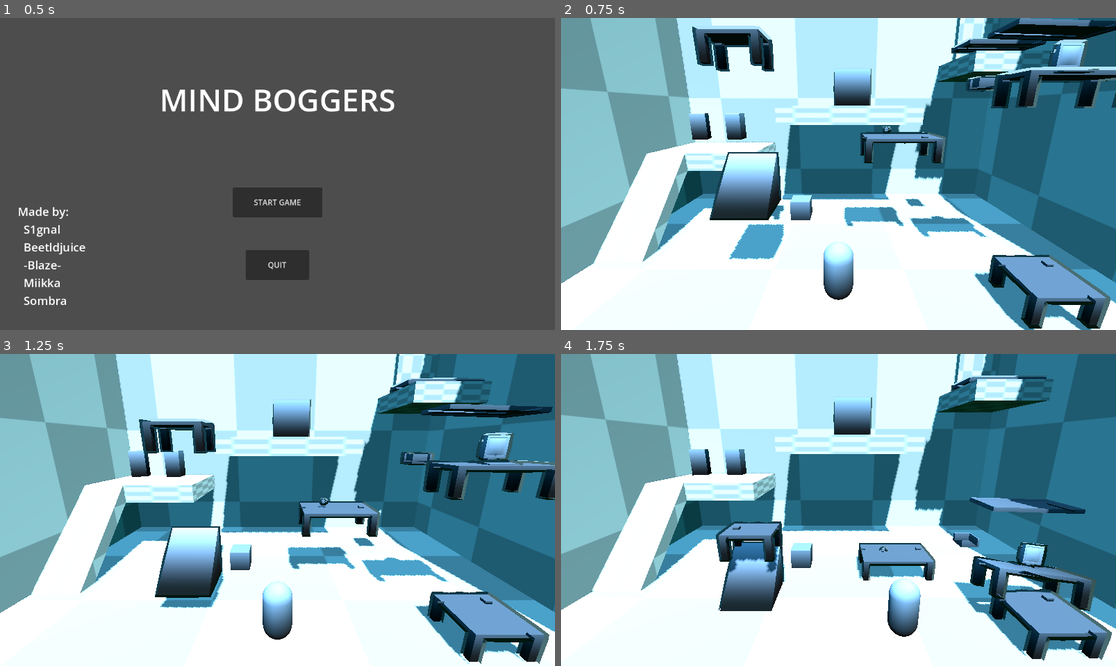
Above: before the commit, frames 1-4 (two rows, left to right).
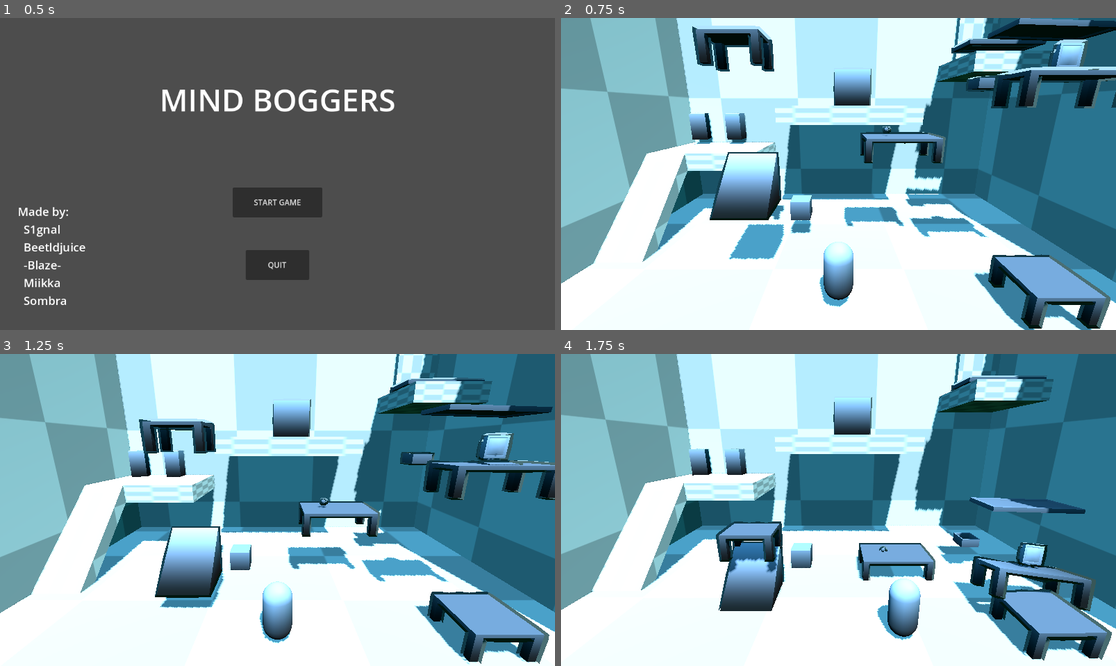
Above: after the commit, the same moments.

Repository: BernardoFPereira/crossing-latidudes_2025
Game: Godot game, scene res://MainMenu.tscn
Same seed, same stepped clock (60 frames per second), same inputs: the game is played once before the commit and once after it.
Inputs (mouse positions are in pixels of both pictures, inside the frame that each line leads up to):
- Up to frame 1 (0.5 s): no input
- Up to frame 2 (0.75 s): click "START GAME" at 0.5 s
- Up to frame 3 (1.25 s): no input
- Up to frame 4 (1.75 s): move the mouse to (960, 494) at 1.27 s; hold D (move_right) from 1.28 s (still down); tap Space (lift_object) at 1.35 s

Frame 1 is identical in both runs. In frame 2, 1.0% of the frame differs, in the area x 24-100%, y 1-93%; in frame 3, 0.6%; in frame 4, 0.8%.

Commit message:
Shader Issue Repair

Diff:
--- a/Mat_Gradient.tres
+++ b/Mat_Gradient.tres
@@ -1,11 +1,11 @@
 [gd_resource type="ShaderMaterial" load_steps=2 format=3 uid="uid://7tdhwampti3o"]
 
-[ext_resource type="Shader" path="res://ShdGradient.gdshader" id="1_rsdlt"]
+[ext_resource type="Shader" uid="uid://d2srk2co8x38o" path="res://ShdGradient.gdshader" id="1_rsdlt"]
 
 [resource]
 render_priority = 0
 shader = ExtResource("1_rsdlt")
 shader_parameter/color_bottom = Color(0, 0, 0, 1)
 shader_parameter/color_top = Color(0.767848, 0.845673, 1, 1)
-shader_parameter/min_height = -0.9
+shader_parameter/min_height = -1.0
 shader_parameter/max_height = 1.0
--- a/ShdGradient.gdshader
+++ b/ShdGradient.gdshader
@@ -1,7 +1,7 @@
 shader_type spatial;
 
-uniform vec4 color_bottom : source_color = vec4(0.0, 0.0, 0.0, 0.8);
-uniform vec4 color_top    : source_color = vec4(0.0, 0.0, 0.0, 0.0);
+uniform vec3 color_bottom : source_color = vec3(0.0, 0.0, 0.0);
+uniform vec3 color_top    : source_color = vec3(0.0, 0.0, 0.0);
 
 uniform float min_height = 0.0;
 uniform float max_height = 3.0;
@@ -18,5 +18,4 @@
 	float factor = clamp((height - min_height) / (max_height - min_height), 0.0, 100.0);
 
 	ALBEDO = mix(color_bottom.rgb, color_top.rgb, factor);
-	ALPHA = mix(color_bottom.a, color_top.a, factor);
 }
Not shown: 1 places in level.tscn that only renumber resources
